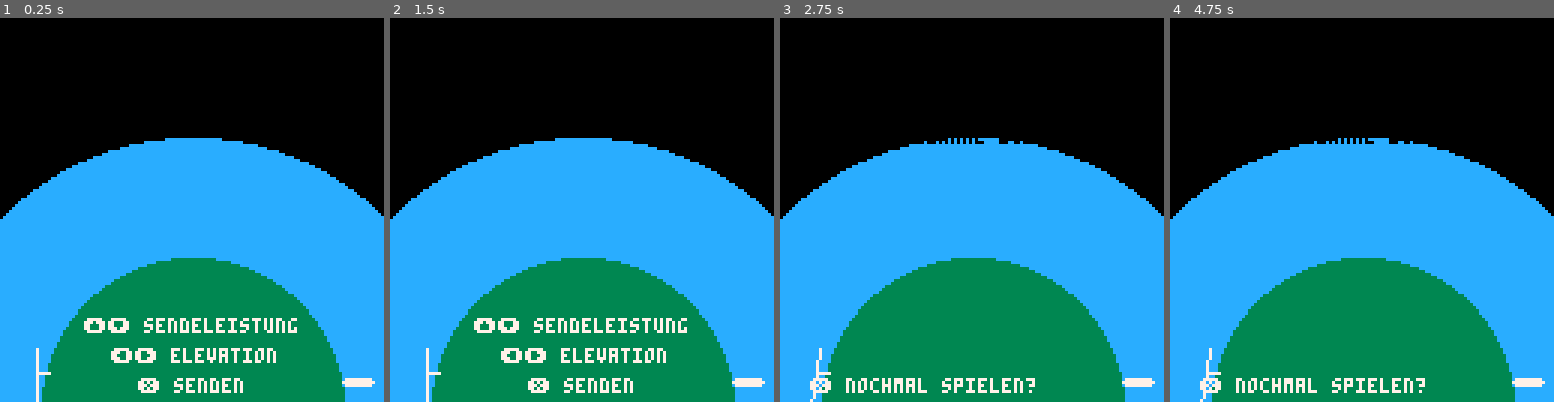
Above: before the commit, frames 1-4 (left to right).
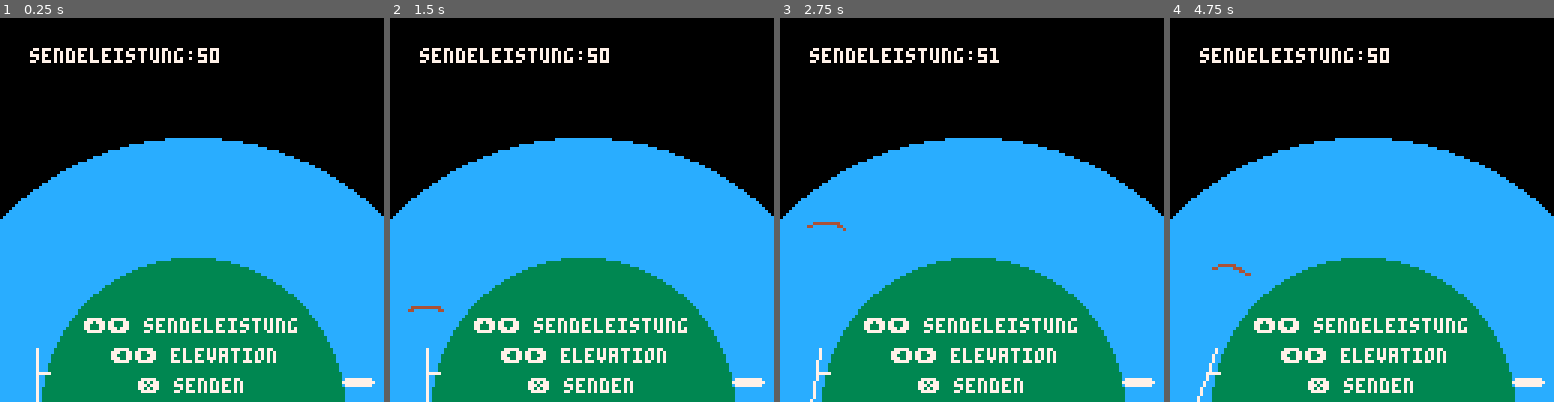
Above: after the commit, the same moments.

Repository: do1eh/PICO-8
Game: PICO-8 cartridge marconiusa.p8
Two runs of this game, one before a commit and one after it. Both use one fixed random seed, a clock stepped at 60 frames per second and the inputs below.
Inputs:
- Up to frame 1 (0.25 s): no input
- Up to frame 2 (1.5 s): tap X (X key) at 0.33, 1.07 s; tap O (Z key) at 0.7 s
- Up to frame 3 (2.75 s): hold Right 1.6-2.1 s; tap O (Z key) at 1.7, 2.1, 2.5 s; tap X (X key) at 1.85 s; hold Up 2.15-2.42 s; hold Right from 2.47 s (still down)
- Up to frame 4 (4.75 s): tap O (Z key) every 0.4 s from 2.9 to 4.5 s; tap X (X key) at 2.97, 4.08 s; release Right at 3.03 s; hold Left 3.08-3.58 s; hold Down 3.63-3.97 s; hold Right 4.02-4.68 s; hold Up from 4.73 s (still down)

The runs differ from the first frame. In frame 1, 0.9% of the frame differs, in the area x 7-58%, y 7-12%; in frame 2, 1.0%; in frame 3, 3.8%; in frame 4, 4.0%, in the area x 7-78%, y 7-100%.

Commit message:
zwischenstand2

Diff:
--- a/marconiusa.p8
+++ b/marconiusa.p8
@@ -128,11 +128,12 @@
 
 function game_init()
 
- sender={x=24,y=72,elevation=0,power=0}
-
+ sender={x=12,y=118,elevation=0,power=50}
+ welle={startx=12,starty=118,x=12,y=118,winkel=0,power=50,start=true}
+ strecke=1
  win=false
  lose=false
-
+ welle.start=true
 
 end
 
@@ -142,6 +143,38 @@
 
 function game_update()
 move()
+
+--wellenanimation
+   if not welle.start then
+   --koordinaten 1 pixel weiter in winkel richtung
+   zielpunkt={}
+   zielpunkt=project_line_polar(welle.startx,welle.starty,welle.winkel,strecke)
+   sensor={}
+   sensor=project_line_polar(welle.startx,welle.starty,welle.winkel,strecke)
+
+   --wenn ionosphäre getroffen dann welle welle resetten und spiegeln
+   --pset(sensor.x,sensor.y,7)
+   printh(pget(sensor.x,sensor.y))
+   if not welle.start and pget(sensor.x,sensor.y)==0 then
+      --welle={startx=12,starty=118,x=12,y=118,winkel=0,power=50,start=true}
+      strecke=0
+      printh('spiegel')
+      welle.startx=welle.y
+      welle.starty=welle.y
+      spiegelwinkel=get_angle(64, 130, welle.x, welle.y)
+      printh('ele'..sender.elevation)
+      printh ('ww'..welle.winkel)
+      printh('sw'..spiegelwinkel)
+      welle.winkel=spiegelwinkel
+    end
+
+
+   welle.x=zielpunkt.x
+   welle.y=zielpunkt.y
+   welle.power=welle.power-1
+   strecke+=2
+end
+
 end
 
 function move()
@@ -159,8 +192,16 @@
     end
 
     if btnp(❎) then
+        printh(welle.y..''..welle.y)
+        welle.start=true
+        strecke=1
+        if welle.start then
+        init_welle()
+        welle.start=false
+    end
 
       if lose or win then
+        printh("lose or win")
          game_init()
          return
       end
@@ -170,7 +211,7 @@
              win=true
             else
 
-              lose=true
+
           end
 
 
@@ -182,17 +223,27 @@
 
 end
 
-
-
+function init_welle()
+   welle.x=sender.x
+   welle.y=sender.y
+   welle.startx=sender.x
+   welle.starty=sender.y
+   welle.winkel=sender.elevation
+   strecke=0
+   welle.power=sender.power
+end
 
 function game_draw()
 --map()
+print("sendeleistung:"..sender.power,10,10,7)
 --erde
 circfill( 64, 130, 90, 12 )
 circfill( 64, 130, 50, 3 )
 --empfangsantenne
 ovalfill( 114, 120, 124, 122, 7 )
 antenne_draw()
+
+
 --gewonnen
 if win then
 
@@ -225,9 +276,23 @@
 end
 
 function antenne_draw()
+    welle_draw()
    rectfill(12,118,16,118,7)
    draw_rotated_rect(12,110,12,131,sender.elevation,7)
-   --printh(sender.elevation)
+
+end
+
+function welle_draw(x,y,winkel)
+
+
+    if (welle.power>0 and welle.start==false) then
+    --printh(welle.x)
+    --printh(welle.y)
+     draw_segment(welle.x, welle.y+10, 10, 0.15+welle.winkel, 0.35+welle.winkel, 4)
+    else
+      welle.start=true
+      init_welle()
+    end
 end
 
 function draw_rotated_rect(x, y, x2, y2, drehwinkel, farbe)
@@ -281,42 +346,48 @@
     end
 end
 
-function peilstrahl_draw()
-    draw_line_polar(peiler1.x+4,peiler1.y,peiler1.winkel,reichweite,7)
-    draw_line_polar(peiler2.x+4,peiler2.y,peiler2.winkel,reichweite,7)
-    draw_line_polar(peiler3.x+4,peiler3.y,peiler3.winkel,reichweite,7)
-    draw_line_polar(peiler4.x+4,peiler4.y,peiler4.winkel,reichweite,7)
-end
-
-
-
-function draw_signal()
-
-    swert=currentpeiler.signal
-    if swert==-1 then resetsos() end
-    if swert==0 then resetsos() sfx(0,1) end
-    if swert==1 and not sos8 then resetsos() sos8=true sfx(8,2)  sfx(0,1) end
-    if swert==2 and not sos9 then resetsos() sos9=true sfx(9,2) sfx(1,1)  end
-    if swert==3 and not sos10 then resetsos() sos10=true sfx(10,2) sfx(2,1) end
-    if swert==4 and not sos11 then resetsos() sos11=true sfx(11,2) sfx(3,1) end
-    if swert==5 and not sos12 then resetsos() sos12=true sfx(12,2)  end
-    if swert==6 and not sos13 then resetsos() sos13=true sfx(13,2)  end
-
-    if swert>0 then rectfill(17,118,19,118,11) end
-    if swert>1 then rectfill(17,116,19,116,11)  end
-    if swert>2 then rectfill(17,114,19,114,11) end
-    if swert>3 then rectfill(17,112,19,112,11)  end
-    if swert>4 then rectfill(17,110,19,110,11)  end
-    if swert>5 then rectfill(17,108,19,108,8)   end
-    if swert>6 then rectfill(17,106,19,106,8)   end
-
-end
-function draw_line_polar(ursprungx, ursprungy, winkel, laenge, farbe)
+function draw_segment(x, y, radius, start_winkel, ende_winkel, farbe)
+    local segments = flr(radius * 3.5) -- Die Anzahl der Punkte, die gezeichnet werden. Mehr Punkte = glatterer Bogen.
+
+    -- Sicherstellen, dass die Winkel im Bereich 0.0 bis 1.0 sind
+    start_winkel = start_winkel % 1
+    ende_winkel = ende_winkel % 1
+
+    -- Korrektur, wenn der Bogen den Übergang von 1.0 auf 0.0 überschreitet
+    local winkel_spanne = ende_winkel - start_winkel
+    if winkel_spanne < 0 then
+        winkel_spanne += 1
+    end
+
+    -- Berechne die Winkelinkremente (den Schritt, den wir entlang des Bogens gehen)
+    local winkel_schritt = winkel_spanne / segments
+
+    -- Gehe alle Punkte entlang des Bogens durch
+    for i = 0, segments do
+        -- Der aktuelle Winkel, den wir zeichnen
+        local current_winkel = start_winkel + winkel_schritt * i
+
+        -- Berechne die X- und Y-Koordinate auf dem Kreisumfang
+        local px = x + cos(current_winkel) * radius
+        local py = y + sin(current_winkel) * radius
+
+        -- Zeichne den einzelnen Pixel
+        pset(px, py, farbe)
+    end
+end
+…(6 lines of a section not shown)…
+function project_line_polar(ursprungx, ursprungy, winkel, laenge)
     -- Konvertiere den Winkel von Grad in Radiant (Pico-8's sin/cos erwarten Radiant)
     --local rad = (winkel * 0.0174533) -- 0.0174533 ist Pi / 180
     --pico8 nutzt eine bescheuterte winkeldarstellung ich nenne sie pgrad
-    winkel=winkel-180
-    local pgrad = (winkel/360)
+    --winkel=winkel-180
+   -- local pgrad = (winkel/360)
+    local pgrad = -winkel+0.5
     local dx = sin(pgrad) * laenge
     local dy = cos(pgrad) * laenge
 
@@ -325,7 +396,9 @@
     local y1 = ursprungy + dy
 
     -- Zeichne die Linie
-    line(ursprungx, ursprungy, x1, y1, farbe)
+    --line(ursprungx, ursprungy, x1, y1, farbe)
+    projectedpoint={x=x1,y=y1}
+    return projectedpoint
 end
 
 function get_angle(ursprungx, ursprungy, zielx, ziely)
@@ -335,8 +408,8 @@
      if norm_winkel < 0 then
         norm_winkel += 1
     end
-    norm_winkel=norm_winkel*360+90
-    if (norm_winkel>360) norm_winkel=norm_winkel- 360
+    --norm_winkel=norm_winkel*360+90
+    --if (norm_winkel>360) norm_winkel=norm_winkel- 360
     return norm_winkel
 
 end
